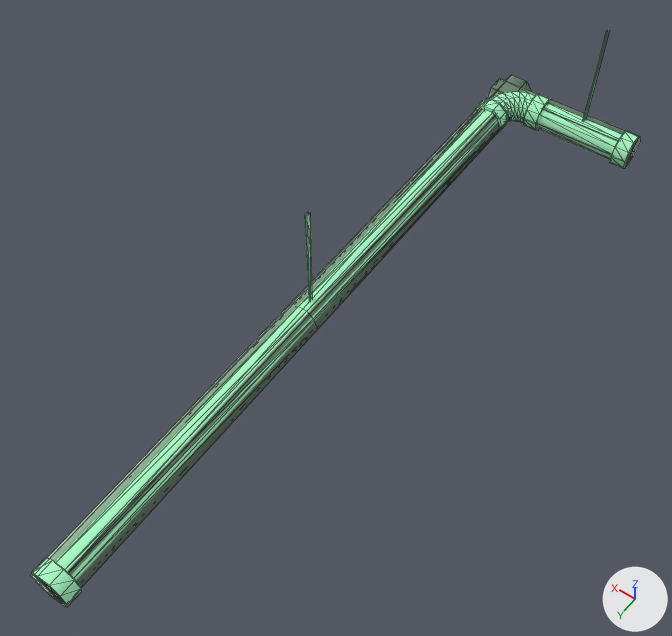
One commit to the Blender file src/props_mining/ceiling_pipe02.blend: the scene before it, then after it.
The view is the same before and after, from a 50 mm camera at (-43.9, 12.6, 72.7) aimed at (-5.3, -41.5, -12.2). The lights are fixed; the arrows at lower right show +X, +Y and +Z. Mesh edges are drawn as thin lines.

The first picture shows 'ceiling_pipe02', 'ceiling_pipe02_physics'.
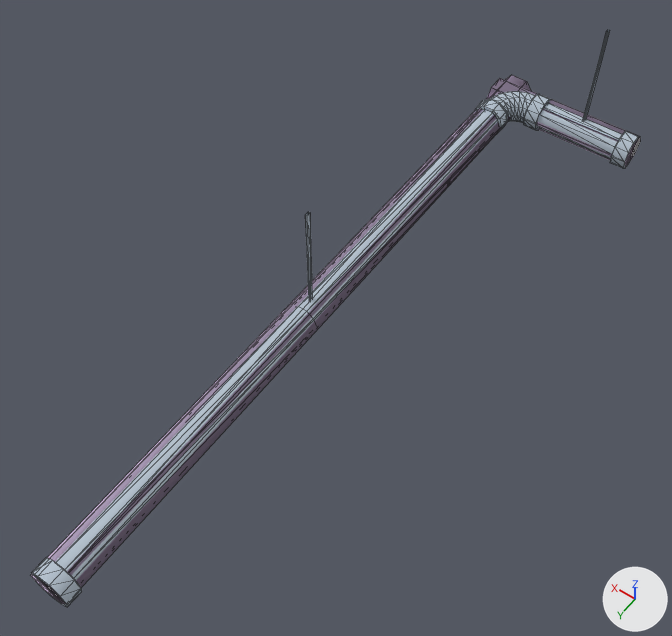
What differs and where, as boxes [x1, y1, x2, y2] in the pictures (672 x 636 px):
'ceiling_pipe02', recoloured (green to grey)
    both: [31, 30, 639, 607]

The change in detail:
Material 'ceiling_pipe01' (mat_ceiling_pipe01) changes colour from green #abfbc7 to light grey #b6c2cf; in linear values from (0.408, 0.969, 0.571) to (0.468, 0.542, 0.624).
